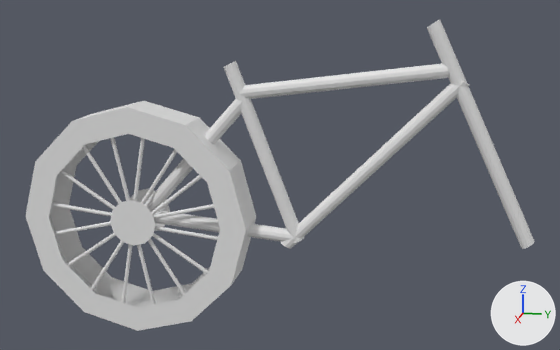
The FBX model working/subahu/bicycle/bicycle.fbx as it was, and as the next commit left it.
One viewpoint serves both versions: a camera (50 mm lens) standing at (11.87, 1.64, 2.47) and looking at (0.06, -0.72, -0.49). Every picture has the same lights, and +X, +Y and +Z are marked at lower right. Where no turn or scale is listed for an object, it has been applied to the vertices.
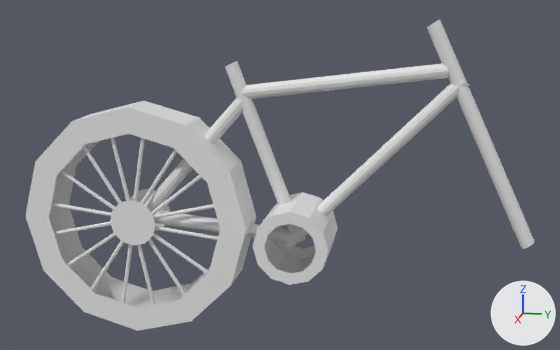
The edits, one by one:
Mesh me_mesh_1 is new.
It has 84 vertices, 72 faces and spans x -0.59..0.59, y -0.59..0.59, z -0.59..0.59.
Object 'Cylinder.002' (ob_cylinder_002) moves from (0.0, -0.94, 0.09) to (0.0, -0.91, 0.09).
Object 'Cylinder.023' (ob_cylinder_023) is new; it shows me_mesh_1.
Its location is (0.13, -0.43, -1.48).

Pixel boxes [x1, y1, x2, y2] of what changed, in the pictures (560 x 350 px):
'Cylinder.023', added: after [253, 192, 338, 285]
'Cylinder.002', moved: before [224, 61, 304, 243]; after [225, 61, 306, 244]
